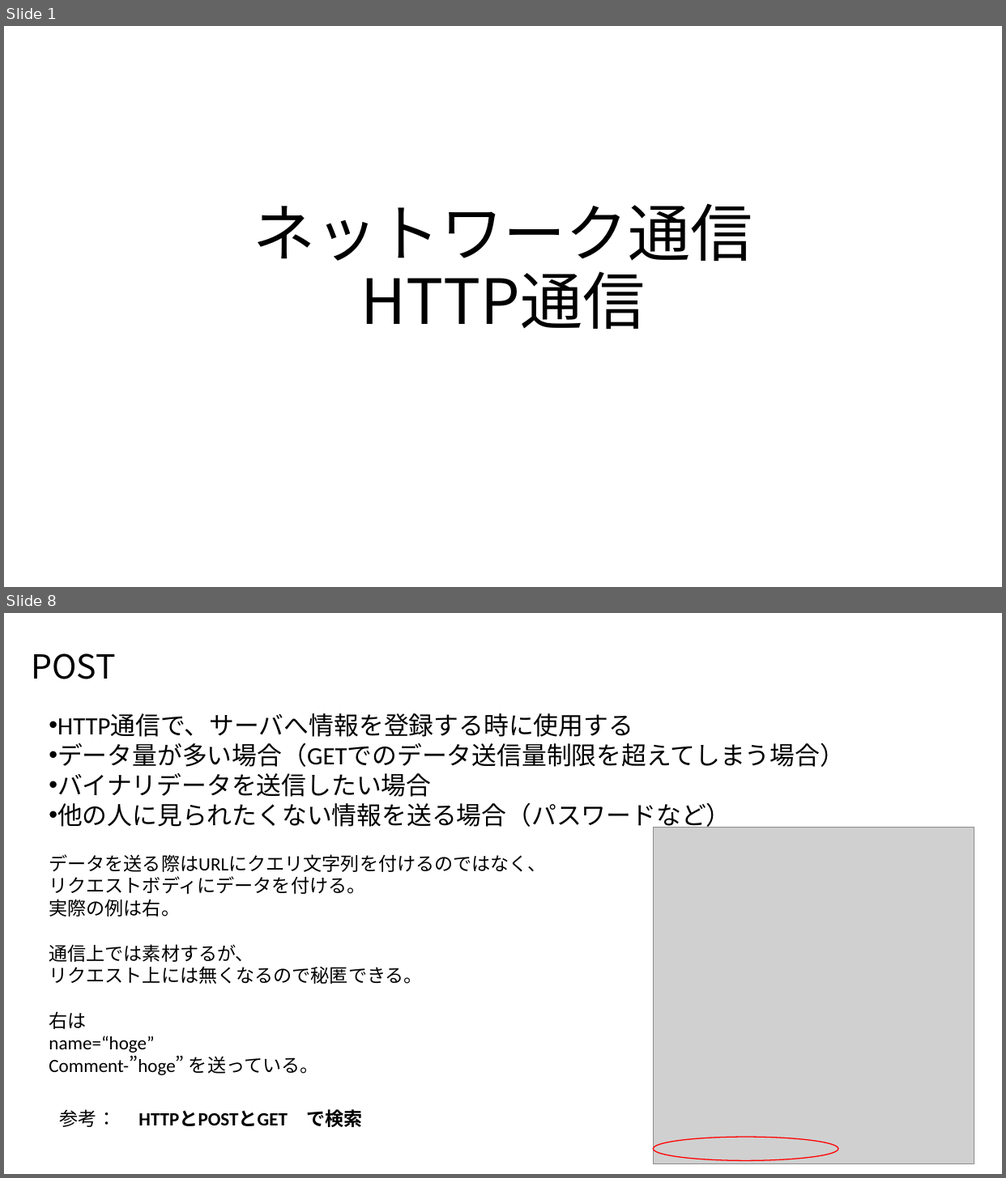
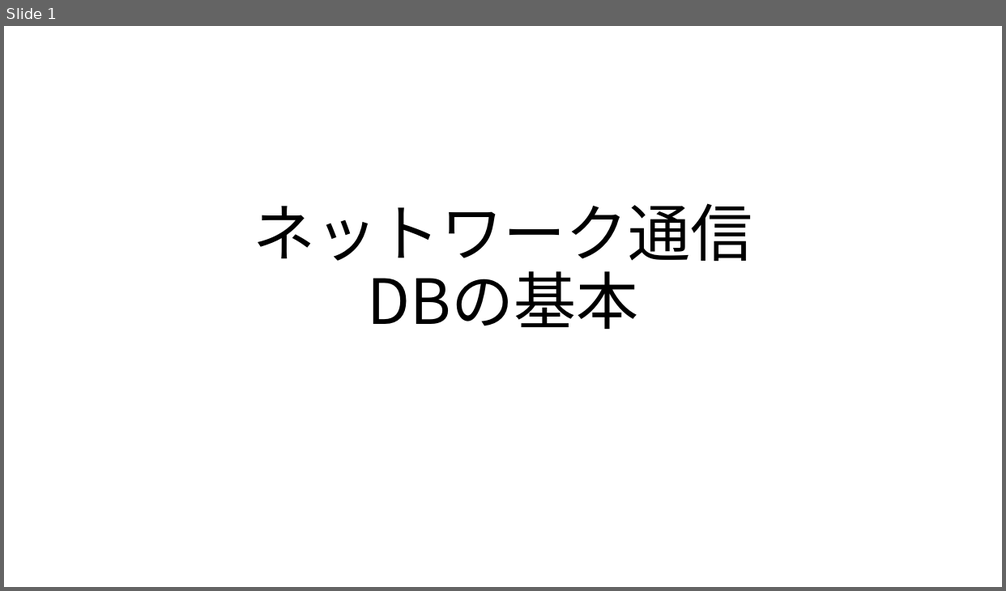
Before and after one commit to MahiroCreative/GameEngineFor2022, a slide deck: 2.SecondSemester/2.ネットワーク通信_データベースの基本.pptx. Shown one above the other, each under a label of ours: slides 1 and 8 before the commit, slide 1 after it; the slides between them are not shown. The pictures are 1006x1178 and 1006x591 pixels, drawn with LibreOffice and Linux fonts; fonts in the diff are those of the drawing; grey boxes stand for pictures. Boxes give left, top, right and bottom in pixels: in the first picture for what was removed or moved away, otherwise in the second. Text is boxed around its words. In the diff, an @@ line names an element or a change of style, - is before the commit and + after.

```diff
--- a/2.SecondSemester/2.ネットワーク通信_データベースの基本.pptx
+++ b/2.SecondSemester/2.ネットワーク通信_データベースの基本.pptx
@@ slide 8 removed at (4, 613, 1002, 1174), background #FFFFFF @@
@@ title removed at (31, 653, 116, 679) @@
-POST
@@ text removed at (49, 713, 845, 1076) @@
-• HTTP通信で、サーバへ情報を登録する時に使用する
-• データ量が多い場合（GETでのデータ送信量制限を超えてしまう場合）
-• バイナリデータを送信したい場合
-• 他の人に見られたくない情報を送る場合（パスワードなど）
-データを送る際はURLにクエリ文字列を付けるのではなく、
-リクエストボディにデータを付ける。
-実際の例は右。
-通信上では素材するが、
-リクエスト上には無くなるので秘匿できる。
-右は
-name=“hoge”
-Comment-”hoge” を送っている。
@@ picture removed at (653, 827, 974, 1164) @@
@@ text removed at (60, 1110, 362, 1127) @@
-参考： HTTPとPOSTとGET で検索
@@ ellipse removed at (653, 1137, 839, 1161) @@
@@ slide 1 changed as well @@
@@ title at (253, 203, 752, 329): text changed @@
-ネットワーク通信
-HTTP通信
+ネットワーク通信
+DBの基本
```
Also in this commit, not shown: 2 slides added, 7 other slides removed, 1 other file.
